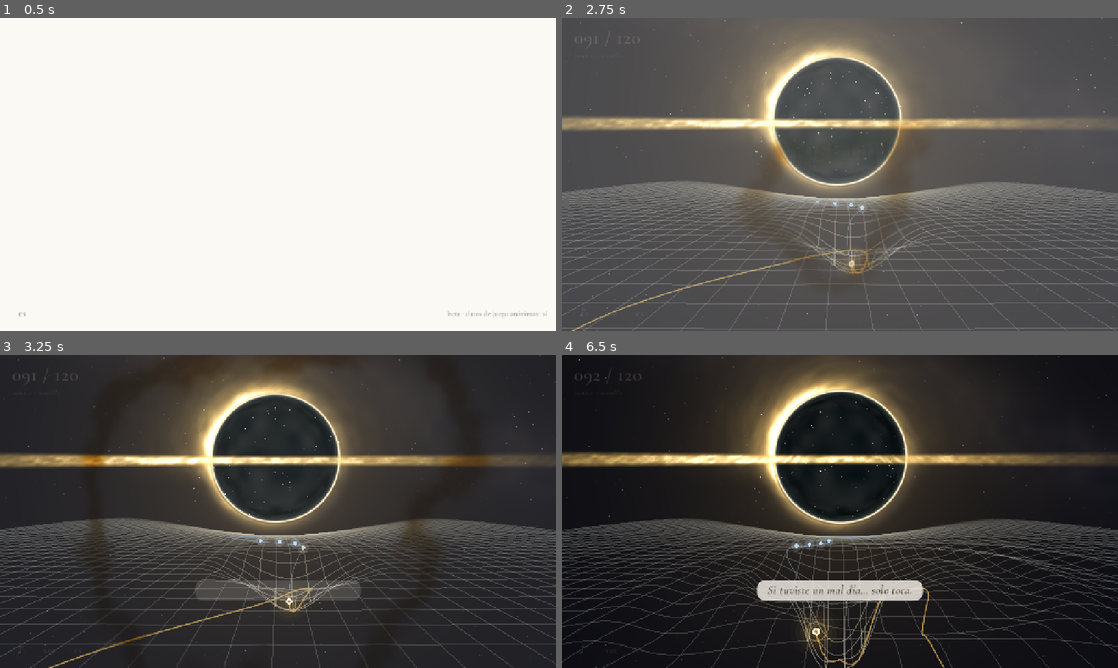
Above: before the commit, frames 1-4 (two rows, left to right).
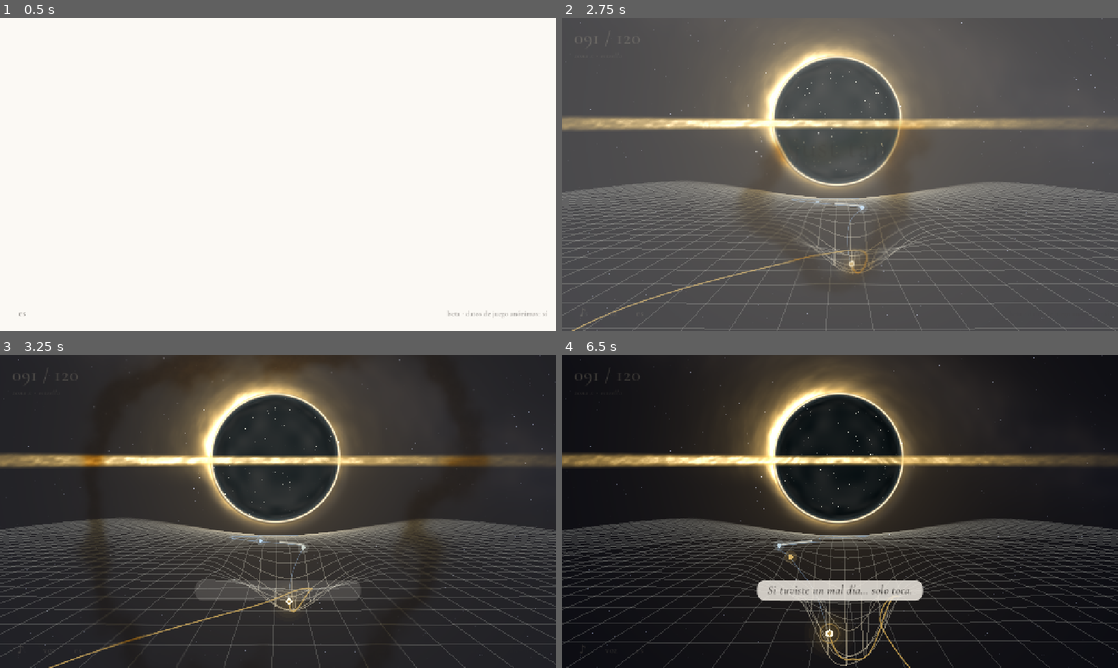
Above: after the commit, the same moments.

Repository: pablopalma/just-tap-repository
Game: Godot game, scene res://tools/hole_test.tscn
Same seed, same stepped clock (60 frames per second), same inputs: the game is played once before the commit and once after it. This scene is started directly instead of the project's main scene. Sound files missing from this copy of the repository are replaced by a short silence.
Inputs (mouse positions are in pixels of both pictures, inside the frame that each line leads up to):
- Up to frame 1 (0.5 s): no input
- Up to frame 2 (2.75 s): click "es" at 0.5 s; click "es" at 1.25 s; click "en" at 2 s
- Up to frame 3 (3.25 s): tap Enter (ui_accept) at 2.75, 3.02 s; move the mouse to (400, 495) at 2.77 s; hold Right (ui_right) from 2.78 s (still down); hold Space from 2.78 s (still down); click (400, 495) at 2.92 s
- Up to frame 4 (6.5 s): tap Enter (ui_accept) at 3.32, 6.02, 6.32 s; release Right (ui_right) at 3.5 s; release Space at 3.5 s; drag from (728, 527) to (812, 574) at 3.52 s; move the mouse to (895, 442) at 4.27 s; hold Right (ui_right) 4.28-5 s; hold Space 4.28-5 s; tap 1 at 4.35 s; click (895, 442) at 4.42 s; drag from (812, 574) to (673, 464) at 5.02 s; move the mouse to (1006, 558) at 5.77 s; hold Left (ui_left) from 5.78 s (still down); hold Space from 5.78 s (still down); click (1006, 558) at 5.92 s

Frame 1 is identical in both runs. In frame 2, less than 0.1% of the frame differs, in the area x 48-54%, y 58-61%; in frame 3, less than 0.1%; in frame 4, 18%, in the area x 0-100%, y 0-100%.

Commit message:
Capítulo 10: la órbita en espiral, el ave de estrellas y frases largas
De la 97 a la 100 la vista mira hacia abajo un pozo en espiral con el
agujero en el fondo; las notas suben por la espiral y el ave de estrellas
se enciende detrás, entera al final. En la caída el ave baja adelante y
lleva la luz por adentro hasta el blanco. Frases propias del capítulo, de
4 a 6 compases: unos 3 min y medio más la caída.

Co-Authored-By: Claude Opus 5.5 <noreply@anthropic.com>

Diff:
--- a/data/zones.gd
+++ b/data/zones.gd
@@ -26,7 +26,6 @@
 	7: "la marea baja y deja ver algo enterrado",
 	8: "soltar: la barrera que solo cae si no la tocas",
 	9: "el ave sanada vuelve a volar · historia 3",
-	10: "el ave de estrellas te lleva a la luz · la espiral (97–99)",
 	11: "el sol sale · historia 4",
 	12: "el puntito vuelve al Padre",
 }
--- a/scripts/main.gd
+++ b/scripts/main.gd
@@ -99,6 +99,7 @@
 const HOLE_ZONE := 10
 const HOLE_LAYER := 3       # over the world, under the colour waves, the dive and the HUD
 const HOLE_FADE := 2.5
+const SPIRAL_FROM := 7      # the chapter's 7th barrier on is the orbit, down the spiral well
 var hole: SpacetimeView
 var _hole_fall := false
 var _hole_colour := -1      # the colour that comes back at the chapter's end waits for the white
@@ -839,6 +840,14 @@
 	hole.shown = move_toward(hole.shown, 1.0 if want else 0.0, delta / HOLE_FADE)
 	if want:
 		hole.near_to = _hole_near()
+		# the orbit: the spiral well from SPIRAL_FROM to the chapter's end
+		var into := GameState.stage - (HOLE_ZONE - 1) * 10 - SPIRAL_FROM
+		hole.spiral = 1.0 if into >= 0 else 0.0
+		if into >= 0:
+			var k := float(into)
+			if phrase_line and phrase_line._need > 0 and phrase_line._stage == GameState.stage:
+				k += float(phrase_line._hits) / phrase_line._need
+			hole.spiral_depth = clampf(k / float(11 - SPIRAL_FROM), 0.0, 1.0)
 	elif hole.shown <= 0.0:
 		_drop_hole()
 
--- a/scripts/world/phrase_line.gd
+++ b/scripts/world/phrase_line.gd
@@ -47,6 +47,28 @@
 		[[1, "n"], [0.5, "n"], [0.5, "n"], [1, "n"], [1, "n"], [2, "h"], [1, "n"], [1, "r"]],
 		[[0.5, "n"], [0.5, "n"], [1, "n"], [2, "h"], [1, "n"], [1, "n"], [1, "n"], [1, "r"]],
 		[[1, "n"], [1, "n"], [0.5, "n"], [0.5, "n"], [1, "n"], [2, "h"], [1, "n"], [1, "r"]],
+	],
+	# The black hole (Estrella, 11/11/2026): long, slow phrases over Before the Vastness, so the
+	# approach lasts about the theme (four bars each at first, five, then six in the spiral): long
+	# notes held like breaths, runs of beats between them.
+	10: [
+		[[2, "h"], [1, "n"], [1, "n"], [2, "h"], [2, "r"], [1, "n"], [1, "n"], [2, "h"], [4, "h"]],
+		[[1, "n"], [1, "n"], [2, "h"], [1, "n"], [1, "n"], [2, "h"], [1, "n"], [1, "r"], [1, "n"], [1, "n"], [4, "h"]],
+		[[2, "h"], [2, "h"], [1, "n"], [0.5, "n"], [0.5, "n"], [2, "h"], [1, "n"], [1, "n"], [1, "n"], [1, "r"], [4, "h"]],
+		[[1, "n"], [1, "r"], [1, "n"], [1, "n"], [2, "h"], [2, "r"], [1, "n"], [1, "n"], [1, "n"], [1, "n"], [2, "h"],
+			[2, "h"]],
+		[[2, "h"], [1, "n"], [1, "n"], [1, "n"], [1, "n"], [2, "h"], [1, "n"], [0.5, "n"], [0.5, "n"], [2, "h"], [2, "h"],
+			[1, "n"], [1, "r"], [4, "h"]],
+		[[1, "n"], [1, "n"], [1, "n"], [1, "n"], [2, "h"], [1, "n"], [1, "n"], [4, "h"], [1, "n"], [1, "r"], [1, "n"],
+			[1, "n"], [4, "h"]],
+		[[1, "n"], [1, "n"], [1, "n"], [1, "n"], [1, "n"], [1, "n"], [2, "h"], [1, "n"], [1, "n"], [1, "n"], [1, "n"],
+			[1, "n"], [1, "n"], [2, "h"], [4, "h"]],
+		[[1, "n"], [0.5, "n"], [0.5, "n"], [2, "h"], [1, "n"], [0.5, "n"], [0.5, "n"], [2, "h"], [1, "n"], [1, "n"],
+			[1, "n"], [1, "n"], [2, "h"], [2, "r"], [1, "n"], [0.5, "n"], [0.5, "n"], [1, "n"], [1, "n"], [4, "h"]],
+		[[1, "n"], [1, "n"], [1, "n"], [1, "n"], [1, "n"], [1, "n"], [1, "n"], [1, "n"], [2, "h"], [2, "h"], [1, "n"],
+			[0.5, "n"], [0.5, "n"], [1, "n"], [1, "n"], [2, "h"], [2, "r"], [4, "h"]],
+		[[2, "h"], [1, "n"], [1, "n"], [2, "h"], [1, "n"], [1, "n"], [1, "n"], [1, "n"], [1, "n"], [1, "n"], [0.5, "n"],
+			[0.5, "n"], [1, "n"], [1, "n"], [1, "n"], [2, "h"], [2, "h"], [4, "h"]],
 	],
 }
 ## The arrangement written for each phrase of SETS, note by note (rests left out), in degrees of the
@@ -153,8 +175,7 @@
 	_stage = GameState.stage
 	_was_lesson = lesson
 	_passes = 0
-	var zone := clampi(Zones.of(_stage), 1, SETS.size())
-	var set: Array = SETS[zone]
+	var set: Array = SETS.get(Zones.of(_stage), SETS[2])   # zones with none of their own play zone 2's
 	_phrase = LESSON if lesson else set[(_stage - 1) % set.size()]
 	_misses = 0
 	_hits = 0   # each barrier starts its own count
--- a/scripts/world/spacetime_view.gd
+++ b/scripts/world/spacetime_view.gd
@@ -74,6 +74,10 @@
 ## 1 missed, 2 held)}.
 var notes: Callable
 var near_to := 0.0
+## The orbit (barriers 97–100): 1 turns the view to look down the spiral well into the hole
+## (SpiralWell, on a layer of its own over the mesh); `spiral_depth` 0..1 how far down it.
+var spiral := 0.0
+var spiral_depth := 0.0
 var _t := 0.0
 var _dist := 0.0            # how far along its line the light is
 var _surge := 0.0
@@ -87,6 +91,9 @@
 var _done := false
 var _fg: CanvasLayer
 var _root: Node2D
+var _well_layer: CanvasLayer
+var _spiral_well: SpiralWell
+var _spiral_k := 0.0
 var _fall := -1.0           # seconds into the fall, -1 before it
 var _through := -1.0        # seconds inside, -1 before
 var _voice: AudioStreamWAV
@@ -114,6 +121,11 @@
 	_build_sky()
 	_build_mesh()
 	_build_voice()
+	_well_layer = CanvasLayer.new()
+	_well_layer.layer = sky_layer + 2
+	add_child(_well_layer)
+	_spiral_well = SpiralWell.new()
+	_well_layer.add_child(_spiral_well)
 	get_viewport().msaa_2d = Viewport.MSAA_4X   # the mesh's lines are one pixel wide
 
 
@@ -121,6 +133,26 @@
 func set_near(k: float) -> void:
 	near_to = k
 	_near = k
+
+
+## The spiral well over the mesh: in as the orbit begins; in the fall the well goes and its bird, whole
+## (or as whole as it got), flies down into the hole and carries the light through the inside.
+func _tend_well(delta: float) -> void:
+	_spiral_k = move_toward(_spiral_k, spiral, delta / 2.5)
+	_spiral_well.notes = notes
+	_spiral_well.depth = spiral_depth
+	var fk := _fall_k()
+	# the well stays until the sky's hole has come to the middle and grown over it, so the fall goes
+	# on from the hole at the bottom of the well, not back to the disk
+	_spiral_well.shown = _spiral_k * shown * (1.0 - smoothstep(0.5, 0.8, fk))
+	var bird := _spiral_k * shown
+	if _fall >= 0.0:
+		_spiral_well.fall = smoothstep(0.0, 0.5, fk)
+		bird = maxf(bird, _spiral_well.bird_done())   # the bird whole by now, if you lit most of it
+	if _through >= 0.0:
+		_spiral_well.carry = clampf(_through / THROUGH, 0.0, 1.0)
+		bird *= 1.0 - smoothstep(THROUGH - 3.0, THROUGH, _through)
+	_spiral_well.bird_shown = bird
 
 
 func falling() -> bool:
@@ -145,6 +177,7 @@
 		begin_fall()
 	_sky.modulate.a = shown
 	_root.modulate.a = shown
+	_tend_well(delta)
 	if _fall >= 0.0:
 		_fall += delta
 		_surge = 1.0 + 2.0 * _fall_k()   # the light speeds on, drawn in
@@ -302,6 +335,8 @@
 		_weight = 1.0
 		_surge = 1.0
 		_hit = 1.0
+		if _spiral_k > 0.5:
+			_spiral_well.hit()
 		_ripples.append({"at": _line(_dist), "t": 0.0, "k": 1.0})
 	else:
 		_weight = maxf(_weight, 0.35)
--- /dev/null
+++ b/scripts/world/spiral_well.gd
@@ -0,0 +1,319 @@
+class_name SpiralWell
+extends Node2D
+## The black hole's chapter, barriers 97–100 (11/11/2026, docs/brief-juego-completo.md §6): the light
+## has gone into orbit. The view turns to look straight down a well, a spiral staircase sinking turn by
+## turn (as tools/spiral_down.gd) towards the black hole at its bottom, seen face on: its shadow and,
+## round it, the burning disk turning. The light goes down it with the music, a turn every two bars;
+## the phrase's notes come up the spiral to meet it, each landing as its beat sounds. Behind the well,
+## a giant bird of stars (as tools/spiral_rhythm.gd): every note caught lights its next star and
+## draws the line to it.
+## SpacetimeView owns it and fades it in (`shown`); when the fall begins the well goes, and the bird,
+## whole, opens its eye and flies down into the hole ahead of the light, carrying it (`carry` 0..1)
+## through the inside to the white.
+
+## The helix: its radius (world units), depth per radian, how many turns are drawn below the light
+## and above it, and points per turn.
+const R := 1.0
+const PITCH := 0.32
+const AHEAD := 6.0
+const BEHIND := 0.5
+const STEPS := 64
+const INNER := 0.84         # the inner rail: the path is a ribbon, like a staircase
+const RUNG := 0.22
+const EYE := 3.2            # the camera's height above the light
+const RING_PX := 250.0      # the light's circle on screen, at 720 high
+const PER_BEAT := TAU / 8.0  # a turn every two bars
+## The bird: strokes of stars in a square from -1 to 1 (wings open, rising), lit in order: the body,
+## the wings from the shoulders out, the feathers, the tail, and the crest last.
+const BIRD := [
+	[Vector2(0, -0.42), Vector2(0, -0.22), Vector2(0, 0.0), Vector2(0, 0.2)],
+	[Vector2(0, -0.26), Vector2(-0.28, -0.42), Vector2(-0.55, -0.5), Vector2(-0.8, -0.46), Vector2(-1.0, -0.3)],
+	[Vector2(0, -0.26), Vector2(0.28, -0.42), Vector2(0.55, -0.5), Vector2(0.8, -0.46), Vector2(1.0, -0.3)],
+	[Vector2(-1.0, -0.3), Vector2(-0.78, -0.2), Vector2(-0.52, -0.12), Vector2(-0.26, -0.08), Vector2(0, 0.0)],
+	[Vector2(1.0, -0.3), Vector2(0.78, -0.2), Vector2(0.52, -0.12), Vector2(0.26, -0.08), Vector2(0, 0.0)],
+	[Vector2(-0.55, -0.5), Vector2(-0.52, -0.12)],
+	[Vector2(0.55, -0.5), Vector2(0.52, -0.12)],
+	[Vector2(-0.8, -0.46), Vector2(-0.78, -0.2)],
+	[Vector2(0.8, -0.46), Vector2(0.78, -0.2)],
+	[Vector2(0, 0.2), Vector2(-0.16, 0.46), Vector2(-0.28, 0.72)],
+	[Vector2(0, 0.2), Vector2(0, 0.5), Vector2(0, 0.8)],
+	[Vector2(0, 0.2), Vector2(0.16, 0.46), Vector2(0.28, 0.72)],
+	[Vector2(0, -0.42), Vector2(-0.06, -0.56), Vector2(0, -0.64), Vector2(0.06, -0.56), Vector2(0, -0.42)],
+]
+const BIRD_EYE := Vector2(0.0, -0.53)
+const BIRD_SIZE := 0.42     # of the screen's height, for half its span
+const LINE_TIME := 0.3      # seconds a line takes to draw itself to a new star
+const STARS := 160
+
+## How much of the well shows (0..1); the bird has its own.
+var shown := 0.0
+var bird_shown := 0.0
+## How far down the chapter's spiral is (0 at its first barrier, 1 at the last): the hole grows.
+var depth := 0.0
+## The fall: 0 the well, 1 the bird gone down ahead into the hole; then `carry` through the inside.
+var fall := 0.0
+var carry := 0.0
+## The notes to draw: SpacetimeView's `notes`.
+var notes: Callable
+
+var _t := 0.0
+var _cam := 0.0
+var _kick := 0.0
+var _segs: Array[Array] = []
+var _lit: Array[float] = []
+var _stars: Array[Vector3] = []
+var _hits := 0
+var _rings: Array[float] = []   # notes caught: their gold ring at the light, seconds
+
+
+func _ready() -> void:
+	for stroke in BIRD:
+		for i in range(1, stroke.size()):
+			_segs.append([stroke[i - 1], stroke[i]])
+	_lit.resize(_segs.size())
+	_lit.fill(-1.0)
+	var rng := RandomNumberGenerator.new()
+	rng.seed = 97
+	for i in STARS:
+		_stars.append(Vector3(rng.randf() * TAU, sqrt(rng.randf()) * 1.25, rng.randf_range(0.3, 1.0)))
+
+
+## A note caught: the light kicks, and every other one the bird lights its next star (the orbit's
+## four phrases have about twice as many notes as the bird has lines: it is whole at the end).
+func hit() -> void:
+	_kick = 1.0
+	_rings.append(0.0)
+	_hits += 1
+	if _hits % 2 == 1:
+		return
+	for i in _lit.size():
+		if _lit[i] < 0.0:
+			_lit[i] = 0.0
+			return
+
+
+## How much of the bird is lit (0..1).
+func bird_done() -> float:
+	var n := 0
+	for l in _lit:
+		if l >= 0.0:
+			n += 1
+	return float(n) / maxf(1.0, _lit.size())
+
+
+func _process(delta: float) -> void:
+	_t += delta
+	_kick *= exp(-7.0 * delta)
+	for i in _lit.size():
+		if _lit[i] >= 0.0:
+			_lit[i] += delta
+	for i in _rings.size():
+		_rings[i] += delta
+	_rings = _rings.filter(func(r: float) -> bool: return r < 1.0)
+	_cam = lerp_angle(_cam, _theta(), 1.0 - exp(-3.0 * delta))
+	visible = shown > 0.001 or bird_shown > 0.001
+	if visible:
+		queue_redraw()
+
+
+## The beat now, as heard, as a number that keeps growing.
+func _beat() -> float:
+	return Music._heard_time() / (60.0 / maxf(1.0, Music.bpm()))
+
+
+## Where the light is along the helix.
+func _theta() -> float:
+	return _beat() * PER_BEAT
+
+
+func _px() -> float:
+	return get_viewport_rect().size.y / 720.0
+
+
+func _centre() -> Vector2:
+	return get_viewport_rect().size * 0.5
+
+
+## A point of the helix on screen and its scale (1 at the light); empty when behind the camera.
+func _project(theta: float, radius := R) -> Array:
+	var d := (theta - _theta()) * PITCH
+	var rel := EYE + d
+	if rel < 0.35:
+		return []
+	var s := EYE / rel
+	var a := theta - _cam + PI * 0.5   # the light sits at the bottom of the screen
+	return [_centre() + Vector2.from_angle(a) * radius * RING_PX * _px() * s, s]
+
+
+func _draw() -> void:
+	var vp := get_viewport_rect().size
+	var c := _centre()
+	var a := shown
+	var px := _px()
+	if a > 0.0:
+		draw_rect(Rect2(Vector2.ZERO, vp), Color(0.012, 0.014, 0.024, a))
+		# stars, turning slowly round the well
+		for st in _stars:
+			var p := c + Vector2.from_angle(st.x + _t * 0.02) * st.y * vp.y * 0.75
+			draw_circle(p, 1.1 * px * st.z, Color(0.85, 0.88, 0.95, 0.5 * st.z * a))
+		_draw_hole(c, a)
+	if bird_shown > 0.0:
+		_draw_bird(vp, c)
+	if a > 0.0:
+		_draw_helix(c, a)
+		_draw_notes(a)
+		_draw_light(a)
+
+
+## The black hole at the bottom, face on: the shadow, the thin bright ring round it and the disk,
+## streaks of gas turning, brighter on the side coming towards us. It grows as you go down.
+func _draw_hole(c: Vector2, a: float) -> void:
+	var px := _px()
+	var r := lerpf(26.0, 70.0, depth) * px
+	var hot := Color(1.0, 0.86, 0.55)
+	var warm := Color(0.95, 0.55, 0.2)
+	for i in 7:
+		var rr := r * (1.25 + i * 0.32)
+		draw_circle(c, rr, Color(warm, 0.06 * a / (1.0 + i * 0.6)))
+	var spin := _t * 0.6
+	for k in 26:
+		var rr := r * (1.15 + 0.07 * k)
+		var a0 := spin * (1.6 - k * 0.04) + k * 1.9
+		var len := 0.9 + 0.8 * sin(k * 2.3)
+		var bright := 0.5 + 0.5 * sin(a0)   # the side turning towards us is brighter
+		draw_arc(c, rr, a0, a0 + len, 24, Color(hot.lerp(warm, k / 26.0), (0.2 + 0.35 * bright) * a * (1.0 - k / 30.0)),
+			(2.2 - k * 0.05) * px, true)
+	draw_circle(c, r * 1.04, Color(1.0, 0.92, 0.7, 0.9 * a))
+	draw_circle(c, r, Color(0.0, 0.0, 0.0, a))
+
+
+func _draw_helix(c: Vector2, a: float) -> void:
+	var ink := Color(0.93, 0.9, 0.84)
+	var th0 := _theta()
+	var from := th0 - BEHIND * TAU
+	var to := th0 + AHEAD * TAU
+	var n := int((to - from) / TAU * STEPS)
+	for rail in [R, R * INNER]:
+		var prev: Array = []
+		for i in n + 1:
+			var th := from + (to - from) * i / n
+			var p := _project(th, rail)
+			if p.is_empty():
+				prev = []
+				continue
+			if not prev.is_empty():
+				var s: float = p[1]
+				var lit := th <= th0
+				var fade := clampf(s * 1.2, 0.0, 1.0) if not lit else clampf(1.0 - (th0 - th) / (BEHIND * TAU), 0.0, 1.0)
+				var k := 1.0 if rail == R else 0.55
+				draw_line(prev[0], p[0], Color(ink, (0.75 if lit else 0.42) * fade * k * a), clampf(2.4 * s * k, 0.5, 6.0), true)
+			prev = p
+	var th2 := ceilf(from / RUNG) * RUNG
+	while th2 < to:
+		var o := _project(th2, R)
+		var i2 := _project(th2, R * INNER)
+		if not o.is_empty() and not i2.is_empty():
+			var s2: float = o[1]
+			var f2 := clampf(s2 * 1.1, 0.0, 1.0) if th2 > th0 else clampf(1.0 - (th0 - th2) / (BEHIND * TAU), 0.0, 1.0)
+			draw_line(o[0], i2[0], Color(ink, 0.16 * f2 * a), clampf(1.2 * s2, 0.4, 3.0), true)
+		th2 += RUNG
+
+
+## The phrase's notes coming up the spiral: drops of light on the path, long ones a stretch of it.
+func _draw_notes(a: float) -> void:
+	if not notes.is_valid():
+		return
+	var mid := R * (1.0 + INNER) * 0.5
+	var th0 := _theta()
+	var gold := Palette.GOLD
+	for n in notes.call():
+		var ahead: float = n.ahead
+		var dim := 0.3 if n.state == 1 else 1.0
+		var col := Color(0.78, 0.88, 1.0).lerp(gold, smoothstep(2.0, 0.2, ahead))
+		if n.len > 0.0:
+			var held: bool = n.state == 2
+			var pts := PackedVector2Array()
+			var f := 0.0 if held else ahead
+			for k in 17:
+				var p := _project(th0 + lerpf(f, ahead + n.len, k / 16.0) * PER_BEAT, mid)
+				if not p.is_empty():
+					pts.append(p[0])
+			if pts.size() > 1:
+				draw_polyline(pts, Color(col, (0.5 if held else 0.3) * a * dim), 10.0 * _px(), true)
+				draw_polyline(pts, Color(1.0, 0.97, 0.88, (0.95 if held else 0.6) * a * dim), 3.0 * _px(), true)
+			if held:
+				continue
+		var p := _project(th0 + ahead * PER_BEAT, mid)
+		if p.is_empty():
+			continue
+		var s: float = p[1]
+		var r := clampf(7.0 * s, 1.5, 12.0) * _px()
+		draw_circle(p[0], r * 2.4, Color(col, 0.14 * a * dim))
+		draw_circle(p[0], r, Color(col, 0.95 * a * dim))
+
+
+func _draw_light(a: float) -> void:
+	var lp := _project(_theta(), R * (1.0 + INNER) * 0.5)
+	if lp.is_empty():
+		return
+	var pos: Vector2 = lp[0]
+	var px := _px()
+	var gold := Palette.GOLD
+	draw_circle(pos, (26.0 + 8.0 * _kick) * px, Color(gold, 0.14 * a))
+	draw_circle(pos, (12.0 + 4.0 * _kick) * px, Color(gold, 0.4 * a))
+	draw_circle(pos, 6.0 * px, Color(1.0, 0.97, 0.88, a))
+	for r in _rings:
+		draw_arc(pos, lerpf(12.0, 40.0, 1.0 - pow(1.0 - r, 3.0)) * px, 0.0, TAU, 40, Color(gold, 0.8 * (1.0 - r) * a), 2.0 * px, true)
+
+
+## The bird of stars behind the well; in the fall it opens its eye, beats its wings and goes down
+## into the hole ahead of the light, and through the inside it carries it to the white.
+func _draw_bird(vp: Vector2, c: Vector2) -> void:
+	var b := bird_shown
+	var size := vp.y * BIRD_SIZE
+	var at := c + Vector2(0, -vp.y * 0.04)
+	var flap := 0.0
+	var eye := 0.0
+	if fall > 0.0 or carry > 0.0:
+		# down into the hole, smaller and smaller, then back out of the dark ahead, carrying the light
+		var e := smoothstep(0.2, 1.0, fall)
+		size *= lerpf(1.0, 0.25, e)
+		at = at.lerp(c, e)
+		if carry > 0.0:
+			var k := smoothstep(0.0, 0.5, carry)
+			size = lerpf(vp.y * BIRD_SIZE * 0.25, vp.y * 0.3, k)
+			at = c + Vector2(0, lerpf(0.0, -vp.y * 0.06, k))
+		flap = sin(_t * 3.2) * (0.35 if fall > 0.0 else 0.0)
+		eye = smoothstep(0.0, 0.3, fall)
+	var star := Color(0.92, 0.95, 1.0)
+	var gold := Palette.GOLD
+	var whole := fall > 0.0 or carry > 0.0
+	for i in _segs.size():
+		var p0 := _bird_point(_segs[i][0], at, size, flap)
+		var p1 := _bird_point(_segs[i][1], at, size, flap)
+		var lit := whole or _lit[i] >= 0.0
+		if not lit:
+			draw_circle(p1, 1.4 * _px(), Color(star, 0.12 * b))
+			continue
+		var grow := 1.0 if whole else clampf(_lit[i] / LINE_TIME, 0.0, 1.0)
+		var fresh := 0.0 if whole else clampf(1.0 - _lit[i] / 1.2, 0.0, 1.0)
+		var tip := p0.lerp(p1, grow)
+		draw_line(p0, tip, Color(gold.lerp(star, 0.4), (0.45 + 0.4 * fresh) * b), (1.6 + 1.6 * fresh) * _px(), true)
+		draw_circle(p0, 2.2 * _px(), Color(star, 0.85 * b))
+		if grow >= 1.0:
+			draw_circle(p1, (2.2 + 3.0 * fresh) * _px(), Color(star, 0.9 * b))
+	if eye > 0.0:
+		var ep := _bird_point(BIRD_EYE, at, size, flap)
+		draw_circle(ep, 7.0 * eye * _px(), Color(gold, 0.35 * b))
+		draw_circle(ep, 3.0 * eye * _px(), Color(1.0, 0.97, 0.88, b))
+	if carry > 0.0:
+		# the light, carried under its breast
+		var lp := _bird_point(Vector2(0, 0.32), at, size, flap)
+		draw_circle(lp, 22.0 * _px(), Color(gold, 0.2 * b))
+		draw_circle(lp, 6.0 * _px(), Color(1.0, 0.97, 0.88, b))
+
+
+func _bird_point(q: Vector2, at: Vector2, size: float, flap: float) -> Vector2:
+	# the wings beat: their tips rise and fall more than the shoulders
+	var y := q.y - flap * absf(q.x) * absf(q.x)
+	return at + Vector2(q.x, y) * size
Not shown, added: scripts/world/spiral_well.gd.uid
Not shown, changed: docs/brief-juego-completo.md
